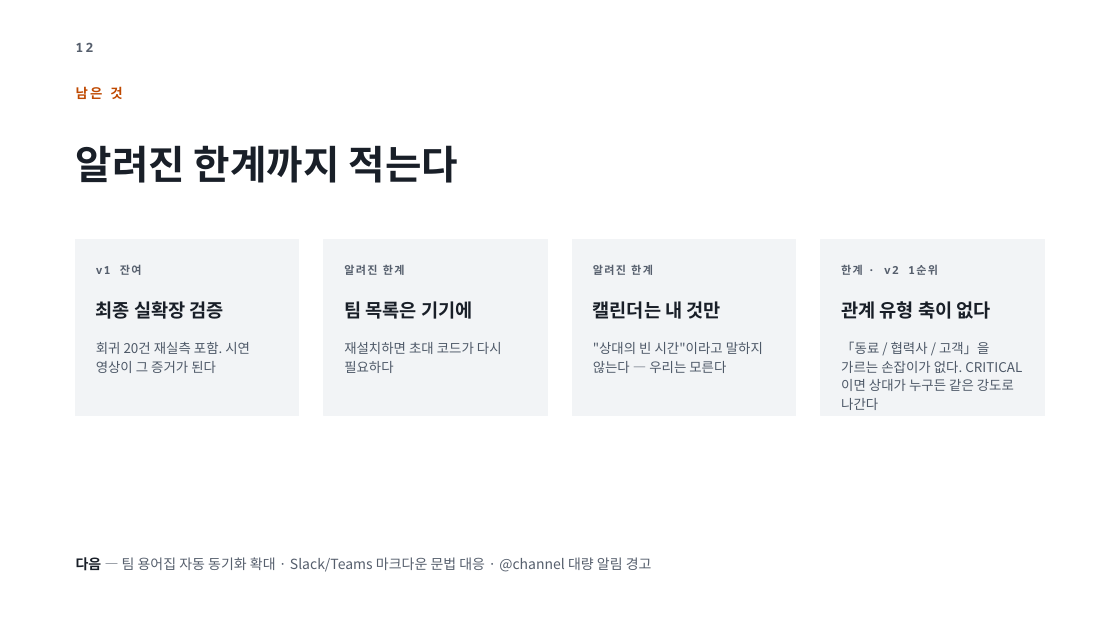
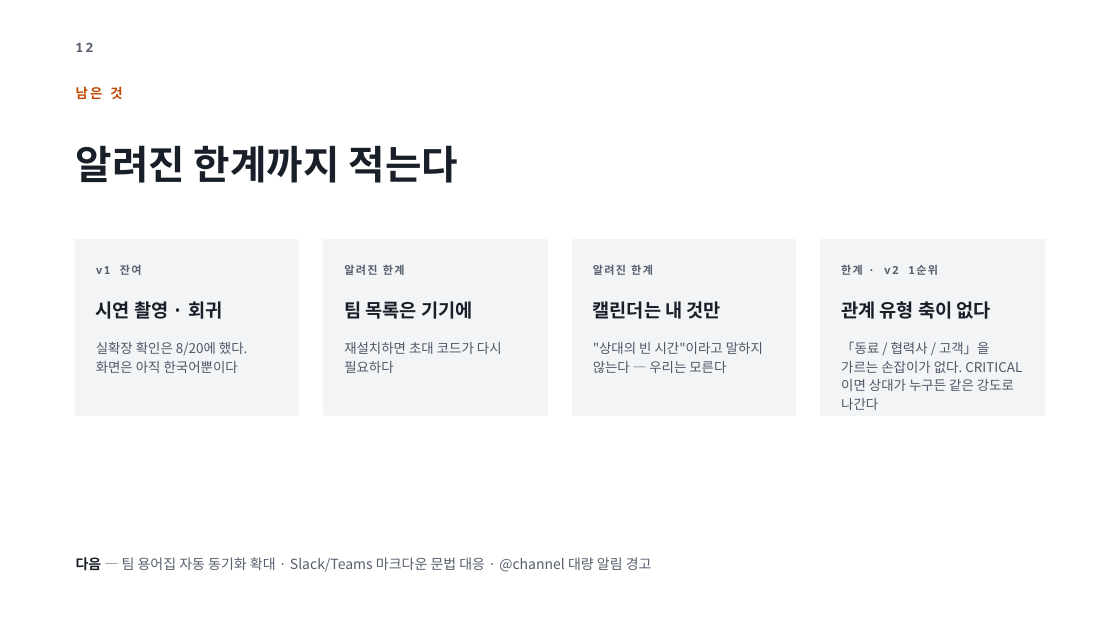
Before and after one commit to ssong2332/sai, a slide deck: slide 12 of docs/PitchDeck.pptx. Drawn at 1120x630 pixels with LibreOffice and Linux fonts; fonts in the diff are those of the drawing. Boxes give left, top, right and bottom in pixels: in the first picture for what was removed or moved away, otherwise in the second. Text is boxed around its words. In the diff, an @@ line names an element or a change of style, - is before the commit and + after.

```diff
--- a/docs/PitchDeck.pptx
+++ b/docs/PitchDeck.pptx
@@ text at [96,301,222,319]: text changed @@
-최종 실확장 검증
+시연 촬영 · 회귀
@@ text at [96,342,247,373]: text changed @@
-회귀 20건 재실측 포함. 시연 영상이 그 증거가 된다
+실확장 확인은 8/20에 했다. 화면은 아직 한국어뿐이다
```
Also in this commit, not shown: 2 other slides changed, 2 other files.
